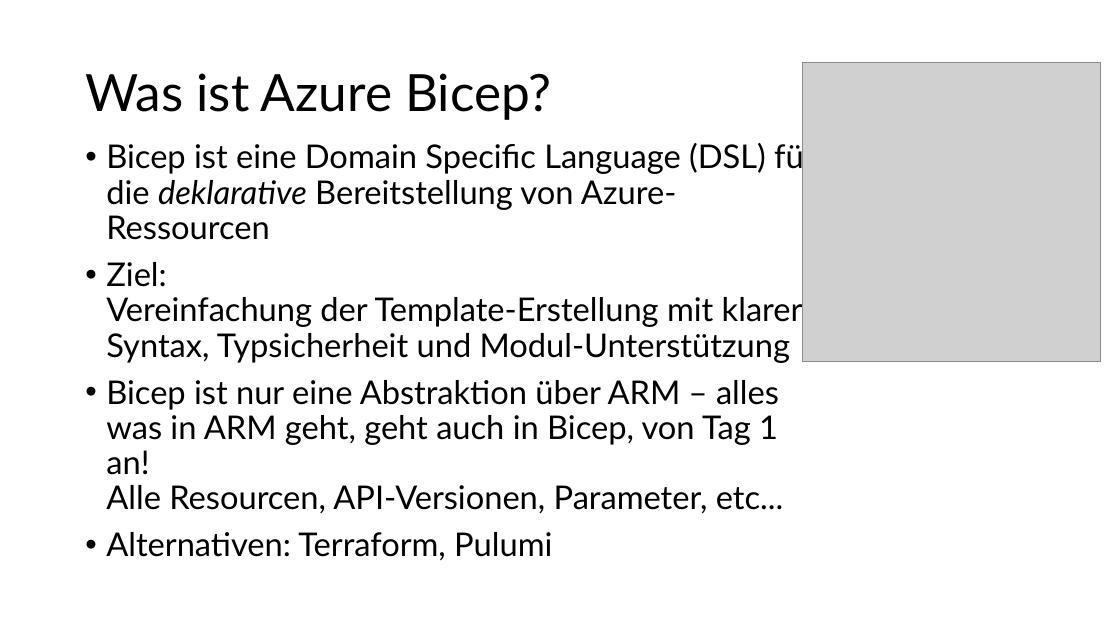
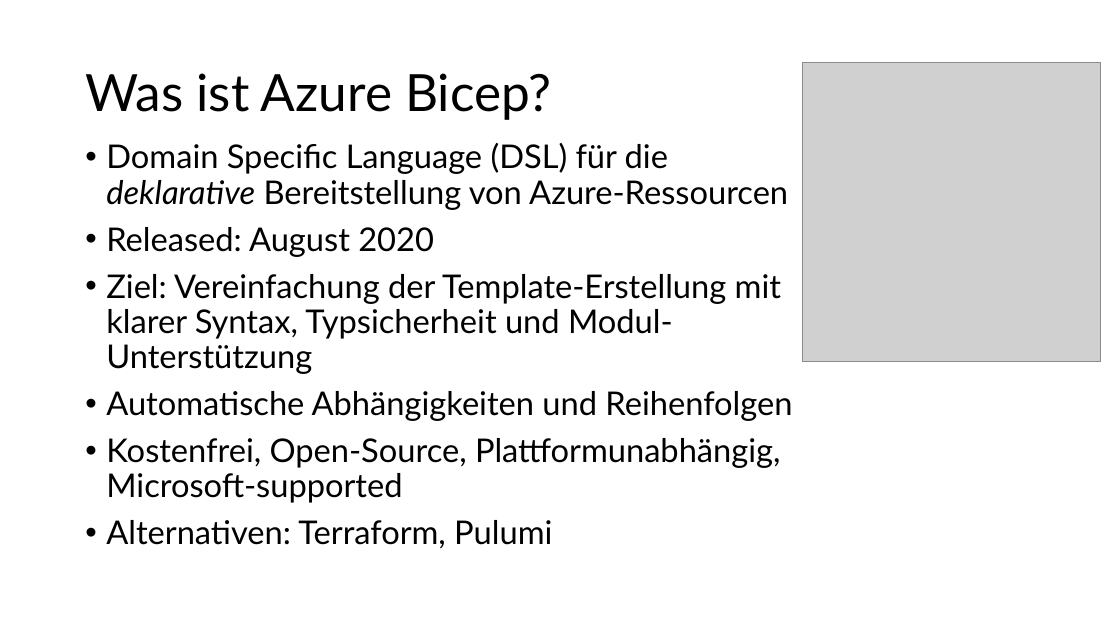
Before and after one commit to cloudchristoph/BicepIntroduction, a slide deck: slide 7 of Bicep_Presentation.pptx. Drawn at 1120x630 pixels with LibreOffice and Linux fonts; fonts in the diff are those of the drawing; grey boxes stand for pictures. Boxes give left, top, right and bottom in pixels: in the first picture for what was removed or moved away, otherwise in the second. Text is boxed around its words. In the diff, an @@ line names an element or a change of style, - is before the commit and + after.

Commit message:
Updated slides

```diff
--- a/Bicep_Presentation.pptx
+++ b/Bicep_Presentation.pptx
@@ text at (106, 143, 788, 257): text changed @@
-• Bicep ist eine Domain Specific Language (DSL) für die deklarative Bereitstellung von Azure-Ressourcen
+• Domain Specific Language (DSL) für die deklarative Bereitstellung von Azure-Ressourcen
+• Released: August 2020
@@ text at (106, 391, 792, 503): text changed @@
-• Bicep ist nur eine Abstraktion über ARM – alles was in ARM geht, geht auch in Bicep, von Tag 1 an!
-  Alle Resourcen, API-Versionen, Parameter, etc...
+• Automatische Abhängigkeiten und Reihenfolgen
+• Kostenfrei, Open-Source, Plattformunabhängig, Microsoft-supported
```
Also in this commit, not shown: 4 other slides changed.
